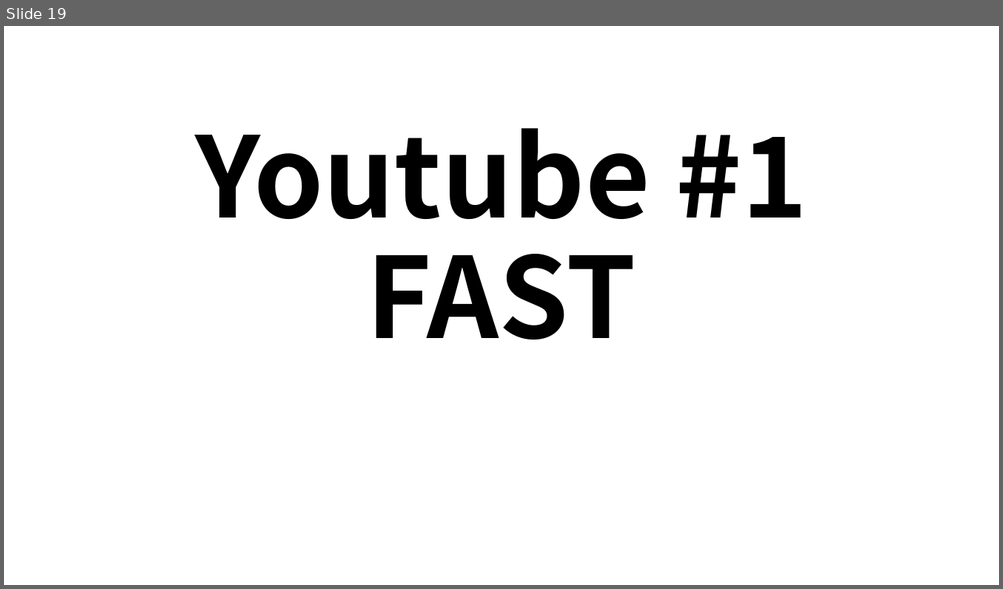
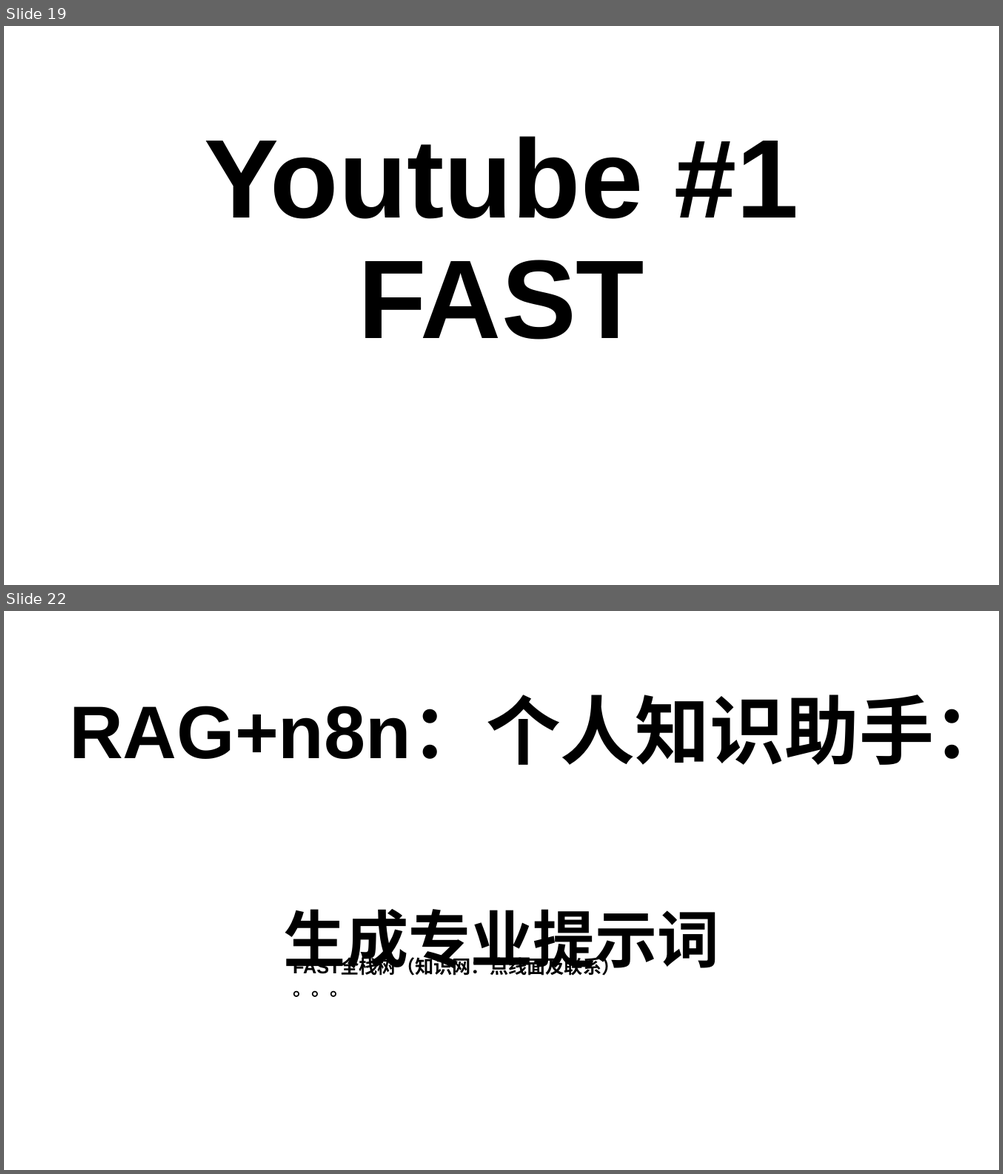
Before and after one commit to aistudybar/ob-OnePersonCompany, a slide deck: _attachment/一人公司（OPC）.pptx. Shown one above the other, each under a label of ours: slide 19 before the commit, slides 19 and 22 after it; the slides between them are not shown. The pictures are 1003x589 and 1003x1174 pixels, drawn with LibreOffice and Linux fonts; fonts in the diff are those of the drawing. Boxes give left, top, right and bottom in pixels: in the first picture for what was removed or moved away, otherwise in the second. Text is boxed around its words. In the diff, an @@ line names an element or a change of style, - is before the commit and + after.

```diff
--- a/_attachment/一人公司（OPC）.pptx
+++ b/_attachment/一人公司（OPC）.pptx
@@ slide 22 added at (4,611,999,1170), background #FFFFFF @@
@@ title added at (69,700,999,976), 72 pt, text #000000, bold @@
+RAG+n8n：个人知识助手：
+生成专业提示词
@@ text added at (293,958,620,997), 18 pt, text #000000, bold @@
+FAST全栈树（知识网：点线面及联系）
+。。。
@@ slide 19 changed as well @@
@@ title "Youtube #1 FAST" at (204,136,798,340): font Noto Sans CJK SC to Arial @@
```
Also in this commit, not shown: 16 other slides changed, 9 other slides added, 2 slides removed, 3 other files.
